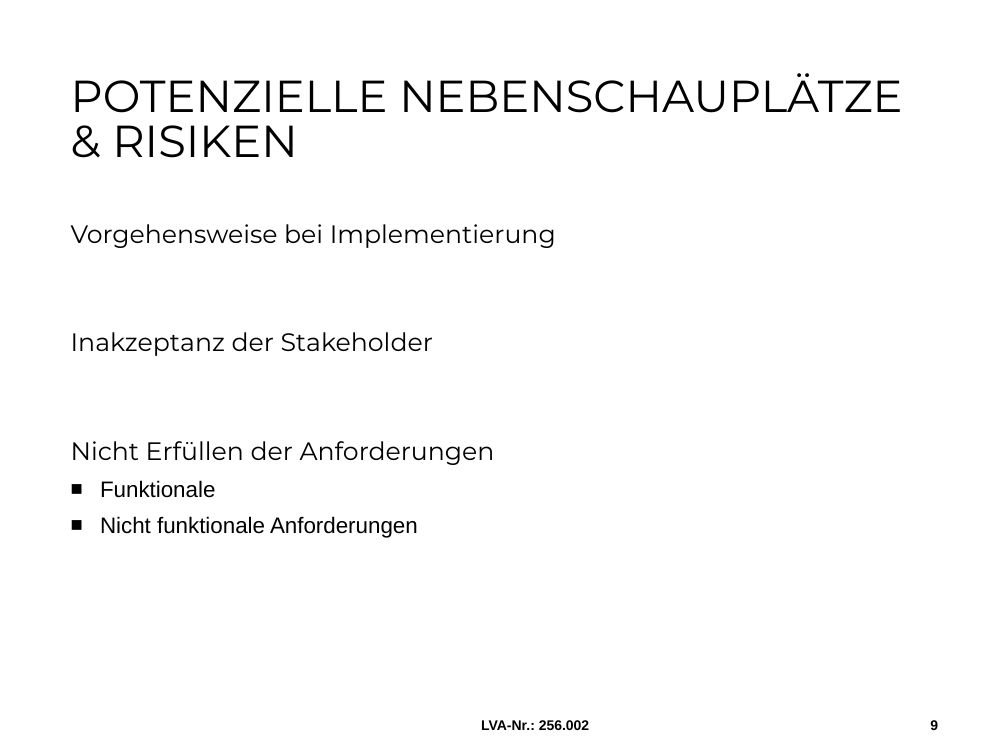
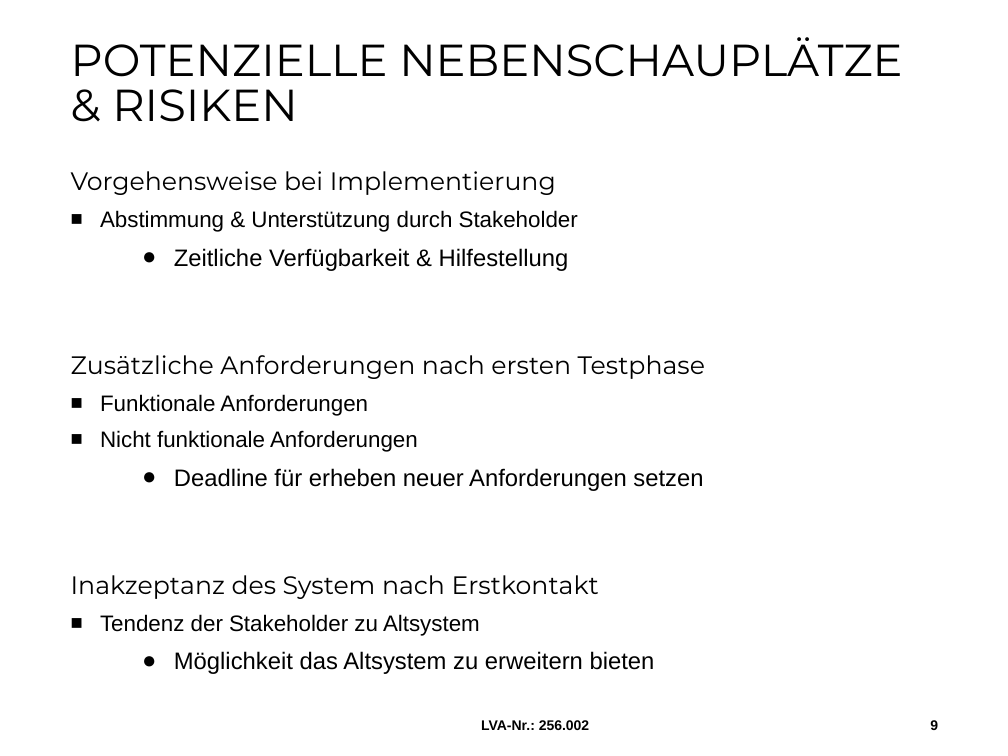
Before and after one commit to MilosTomic123/IT_Projekt_SS19, a slide deck: slide 9 of Arbeitsdokumente/190522_Workshop.pptx. Drawn at 1008x756 pixels with LibreOffice and Linux fonts; fonts in the diff are those of the drawing; background and template pictures are left out. Boxes give left, top, right and bottom in pixels: in the first picture for what was removed or moved away, otherwise in the second. Text is boxed around its words. In the diff, an @@ line names an element or a change of style, - is before the commit and + after.

```diff
--- a/Arbeitsdokumente/190522_Workshop.pptx
+++ b/Arbeitsdokumente/190522_Workshop.pptx
@@ title "POTENZIELLE NEBENSCHAUPLÄTZE & RISIKEN": place and size @@
-title "POTENZIELLE NEBENSCHAUPLÄTZE & RISIKEN" at (71, 73, 902, 158)
+title "POTENZIELLE NEBENSCHAUPLÄTZE & RISIKEN" at (71, 37, 902, 122)
@@ text at (71, 210, 705, 416): text changed; size 18 to 16 pt; font Montserrat to Arial @@
-Inakzeptanz der Stakeholder
-Nicht Erfüllen der Anforderungen
-  ■ Funktionale
+  ■ Abstimmung & Unterstützung durch Stakeholder
+    ● Zeitliche Verfügbarkeit & Hilfestellung
+Zusätzliche Anforderungen nach ersten Testphase
+  ■ Funktionale Anforderungen
@@ text at (71, 468, 703, 674): paragraphs added @@
+    ● Deadline für erheben neuer Anforderungen setzen
+Inakzeptanz des System nach Erstkontakt
+  ■ Tendenz der Stakeholder zu Altsystem
+    ● Möglichkeit das Altsystem zu erweitern bieten
```
Also in this commit, not shown: 6 other slides changed, 1 slide removed.
